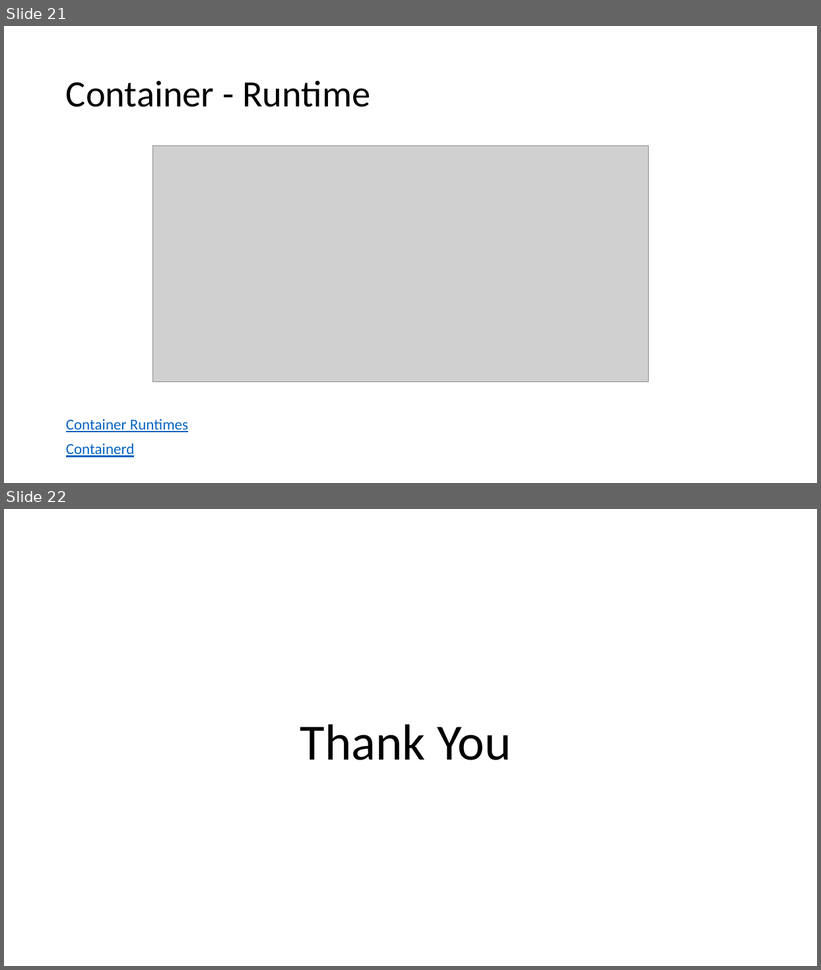
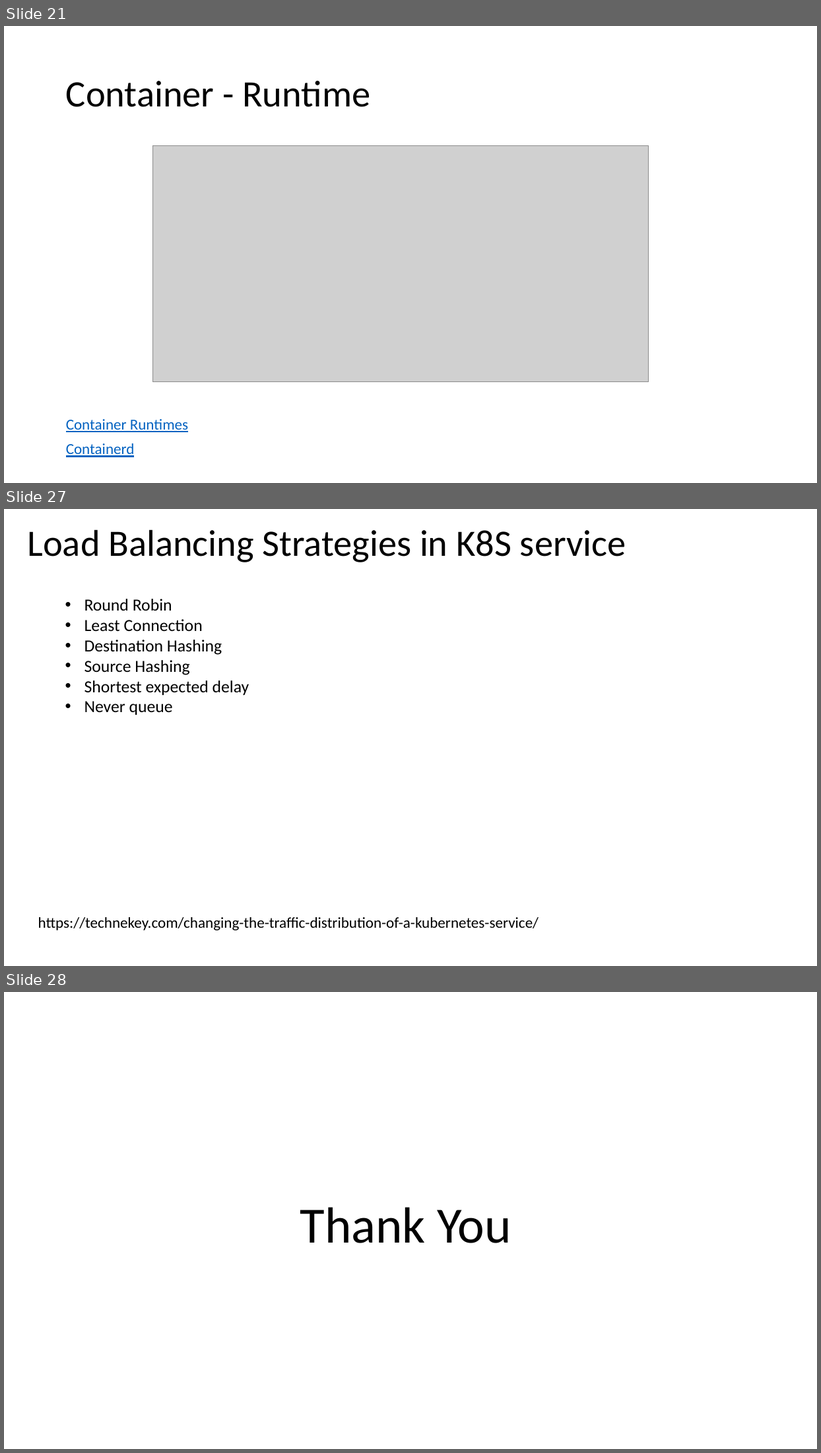
Before and after one commit to vyepuri/capstone-project-team5, a slide deck: Presentations/Presentation.pptx. Shown one above the other, each under a label of ours: slides 21 and 22 before the commit, slides 21, 27 and 28 after it; the slides between them are not shown. The pictures are 821x970 and 821x1453 pixels, drawn with LibreOffice and Linux fonts; fonts in the diff are those of the drawing; grey boxes stand for pictures. Boxes give left, top, right and bottom in pixels: in the first picture for what was removed or moved away, otherwise in the second. Text is boxed around its words. In the diff, an @@ line names an element or a change of style, - is before the commit and + after.

```diff
--- a/Presentations/Presentation.pptx
+++ b/Presentations/Presentation.pptx
@@ slide 27 added at [4, 509, 817, 966], background #FFFFFF @@
@@ text added at [28, 529, 626, 562], 44 pt, text #000000 @@
+Load Balancing Strategies in K8S service
@@ text added at [85, 599, 250, 715], 20 pt, text #000000 @@
+• Round Robin
+• Least Connection
+• Destination Hashing
+• Source Hashing
+• Shortest expected delay
+• Never queue
@@ text added at [38, 918, 539, 931], 18 pt, text #000000 @@
+https://technekey.com/changing-the-traffic-distribution-of-a-kubernetes-service/
@@ what was slide 22 is now slide 28 @@
```
Also in this commit, not shown: 2 slides changed, 5 other slides added.
